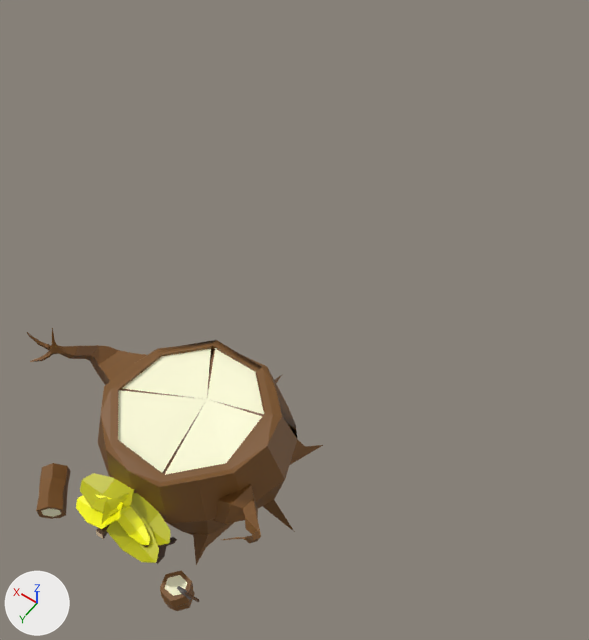
One commit to the FBX model PFA-Projet Racine/Assets/Import/Mesh Blender/HABITATION/MAISON BUCHERON.fbx: the scene before it, then after it.
Both versions are drawn from a camera (50 mm lens) standing at (-9.1, 3.1, 18.6) and looking at (-0.7, -8.6, 0.2). Every picture has the same lights, and +X, +Y and +Z are marked at lower left. The first picture is the older version. Where no turn or scale is listed for an object, it has been applied to the vertices. Vertices at exactly the same position are counted once.

The older version as bpy lines, for what is in view:
```python
me_cube_017 = bpy.data.meshes.new('Cube.017')
me_cube_017.from_pydata(...)  # 706 vertices, 720 faces; spans x -3.19..3.81, y -3.5..3.44, z -0.18..3.82
me_cube_017.materials.append(mat_meterial_batiments)  # picture img_palette_couleur_pfa_png
ob_cube_014 = bpy.data.objects.new('Cube.014', me_cube_017)
ob_cube_014.location = (-1.09, -3.64, -0.22)
```
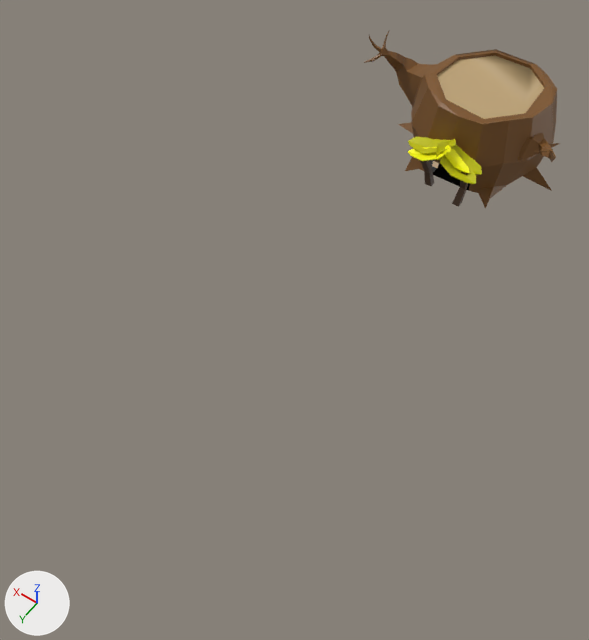
Commit message: changement maison bucheron

Pixel boxes (x1, y1, x2, y2) of what changed, in the pictures (589 x 640 px; the box of a moved part takes in the faces that stretch with it):
```json
{"object": "Cube.014", "change": "reshaped, moved", "before": [27, 328, 323, 611], "after": [364, 31, 560, 208], "on screen": "34% narrower, 37% shorter"}
{"part": 1, "of": "me_cube_017", "change": "moved or reshaped", "before": [27, 328, 146, 385], "after": [364, 31, 437, 108]}
{"part": 2, "of": "me_cube_017", "change": "moved or reshaped", "before": [212, 485, 261, 544], "after": [517, 133, 556, 162]}
{"part": 3, "of": "me_cube_017", "change": "moved or reshaped", "after": [420, 160, 434, 186], "on screen": "not visible before"}
{"part": 4, "of": "me_cube_017", "change": "moved or reshaped", "before": [144, 543, 167, 564], "after": [452, 172, 469, 207]}
{"part": 5, "of": "me_cube_017", "change": "moved or reshaped", "before": [96, 524, 110, 539], "after": [432, 159, 441, 168]}
{"part": 6, "of": "me_cube_017", "change": "moved or reshaped", "before": [80, 473, 134, 516], "after": [408, 137, 456, 154]}
{"part": 7, "of": "me_cube_017", "change": "moved or reshaped", "before": [116, 493, 171, 546], "after": [444, 141, 482, 175]}
{"part": 8, "of": "me_cube_017", "change": "moved or reshaped", "before": [102, 498, 159, 563], "after": [436, 142, 476, 184]}
{"part": 9, "of": "me_cube_017", "change": "moved or reshaped", "before": [76, 494, 123, 529], "after": [408, 145, 451, 161]}
{"part": 10, "of": "me_cube_017", "change": "moved or reshaped", "before": [118, 507, 150, 545], "after": [445, 148, 469, 173]}
{"part": 11, "of": "me_cube_017", "change": "rebuilt", "before": [98, 340, 323, 565], "after": [398, 49, 560, 208], "on screen": "28% narrower, 29% shorter"}
{"part": 12, "of": "me_cube_017", "change": "deleted", "before": [36, 346, 256, 611]}
```

The change, as JSON lines over the scene's bpy script:
```json
{"block": "me_cube_017", "where": "# used by ob_cube_014; location = (-1.09, -3.64, -0.22)"}
{"op": "remove", "block": "me_cube_017", "code": "me_cube_017.from_pydata(...)  # 706 vertices, 720 faces; spans x -3.19..3.81, y -3.5..3.44, z -0.18..3.82"}
{"op": "add", "block": "me_cube_017", "code": "me_cube_017.from_pydata(...)  # 533 vertices, 512 faces; spans x -3.02..3.98, y -2.51..3.65, z -0.1..3.9"}
{"block": "me_cube_017", "change": "me_cube_017 part 1: the loose piece of 113 vertices spanning x 1.6..3.81, y -1.02..1.27, z 0.87..3.82 is moved by (0.17, 0.41, 0.08)"}
{"block": "me_cube_017", "change": "me_cube_017 part 2: the loose piece of 50 vertices spanning x -3.18..-1.75, y 0.46..2.02, z 1.04..2.52 is moved by (0.17, 0.09, 0.08)"}
{"block": "me_cube_017", "change": "me_cube_017 part 3: the loose piece of 12 vertices spanning x 0.24..0.82, y 2.03..2.7, z -0.16..1.49 is moved by (0.17, 0.37, 0.08)"}
{"block": "me_cube_017", "change": "me_cube_017 part 4: the loose piece of 12 vertices spanning x -1.13..-0.74, y 2.14..2.83, z -0.15..1.49 is moved by (0.17, 0.37, 0.08)"}
{"block": "me_cube_017", "change": "me_cube_017 part 5: the loose piece of 12 vertices spanning x -0.3..-0.04, y 2.34..3.29, z 1.65..1.85 is moved by (0.17, 0.37, 0.08)"}
{"block": "me_cube_017", "change": "me_cube_017 part 6: the loose piece of 36 vertices spanning x -0.41..1.22, y 2.0..2.86, z 1.43..2.09 is moved by (0.17, 0.37, 0.08)"}
{"block": "me_cube_017", "change": "me_cube_017 part 7: the loose piece of 36 vertices spanning x -1.44..0.0, y 2.04..2.81, z 1.38..1.98 is moved by (0.17, 0.37, 0.08)"}
{"block": "me_cube_017", "change": "me_cube_017 part 8: the loose piece of 36 vertices spanning x -1.5..0.12, y 2.29..3.19, z 1.37..2.05 is moved by (0.17, 0.37, 0.08)"}
{"block": "me_cube_017", "change": "me_cube_017 part 9: the loose piece of 36 vertices spanning x -0.45..0.99, y 2.46..3.18, z 1.39..2.12 is moved by (0.17, 0.37, 0.08)"}
{"block": "me_cube_017", "change": "me_cube_017 part 10: the loose piece of 36 vertices spanning x -1.15..-0.15, y 2.39..2.88, z 1.52..1.94 is moved by (0.17, 0.37, 0.08)"}
{"block": "me_cube_017", "change": "me_cube_017 part 11: the loose piece of 137 vertices spanning x -3.19..2.85, y -3.5..2.1, z -0.18..2.95 is rebuilt with 130 vertices and now spans x -3.02..3.02, y -2.51..2.51, z -0.1..3.04"}
{"block": "me_cube_017", "change": "me_cube_017 part 12: 6 loose pieces with 166 vertices, spanning x -2.7..2.83, y -1.65..3.44, z -0.17..2.87, are deleted"}
{"block": "me_cube_017", "change": "other edits to the shape of me_cube_017 do not show in these pictures"}
{"op": "set", "path": "ob_cube_014.location", "old": "(-1.09, -3.64, -0.22)", "new": "(-1.26, -18.94, -0.3)"}
```
